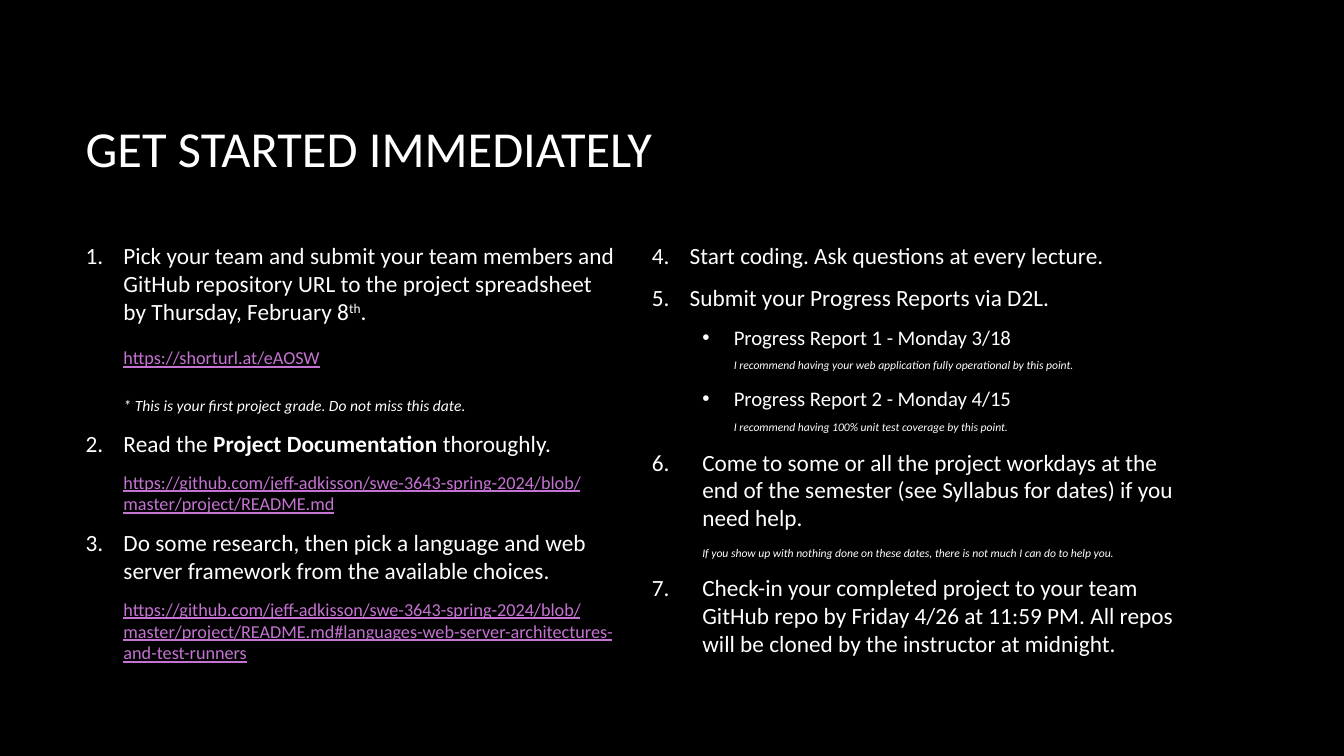
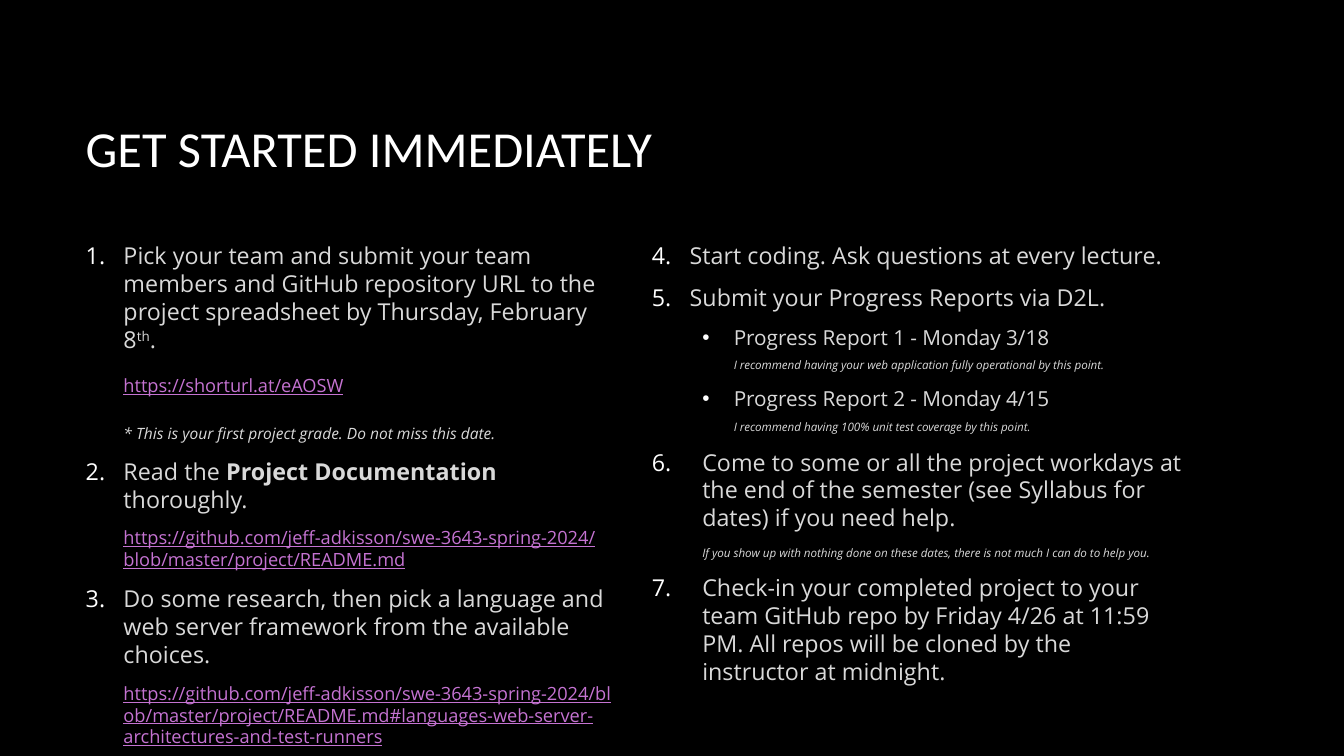
Before and after one commit to jeff-adkisson/swe-3643-spring-2024, a slide deck: slide 29 of project/presentation.pptx. Drawn at 1344x756 pixels with LibreOffice and Linux fonts; fonts in the diff are those of the drawing; background and template pictures are left out. Boxes give left, top, right and bottom in pixels: in the first picture for what was removed or moved away, otherwise in the second. Text is boxed around its words. In the diff, an @@ line names an element or a change of style, - is before the commit and + after.

Commit message:
Minor text tweaks in presentation

```diff
--- a/project/presentation.pptx
+++ b/project/presentation.pptx
@@ text "Pick your team and submit ..." at (123,246,610,746): font Calibri to Open Sans; text colour #FFFFFF to #D9D9D9 in "Pick your team and submit your team ...", "Read the Project Documentation thoroughly.", "Do some research, then pick a language ..." @@
@@ text "Start coding. Ask questions at ..." at (690,246,1181,653): font Calibri to Open Sans, text colour #FFFFFF to #D9D9D9 @@
```
Also in this commit, not shown: 3 other slides changed, 1 other file.
